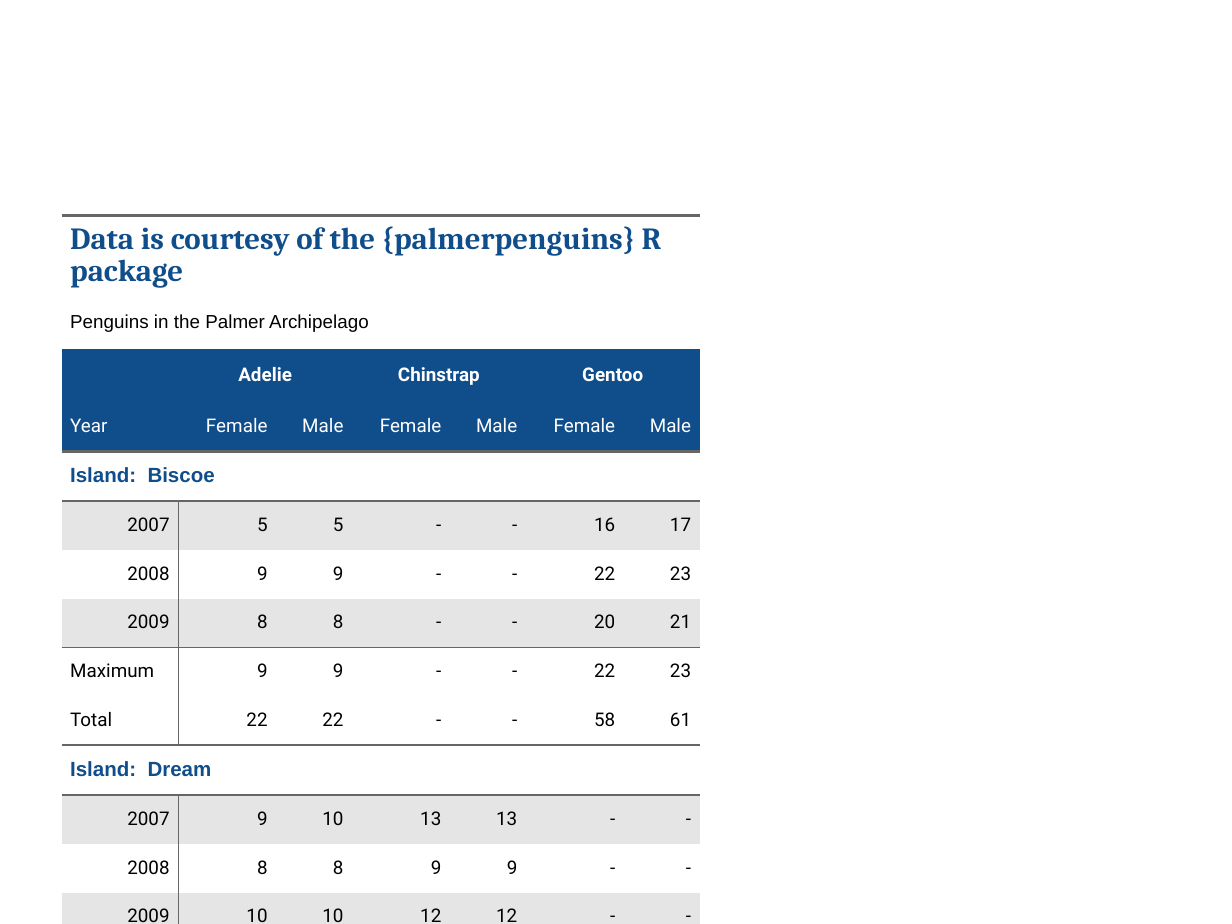
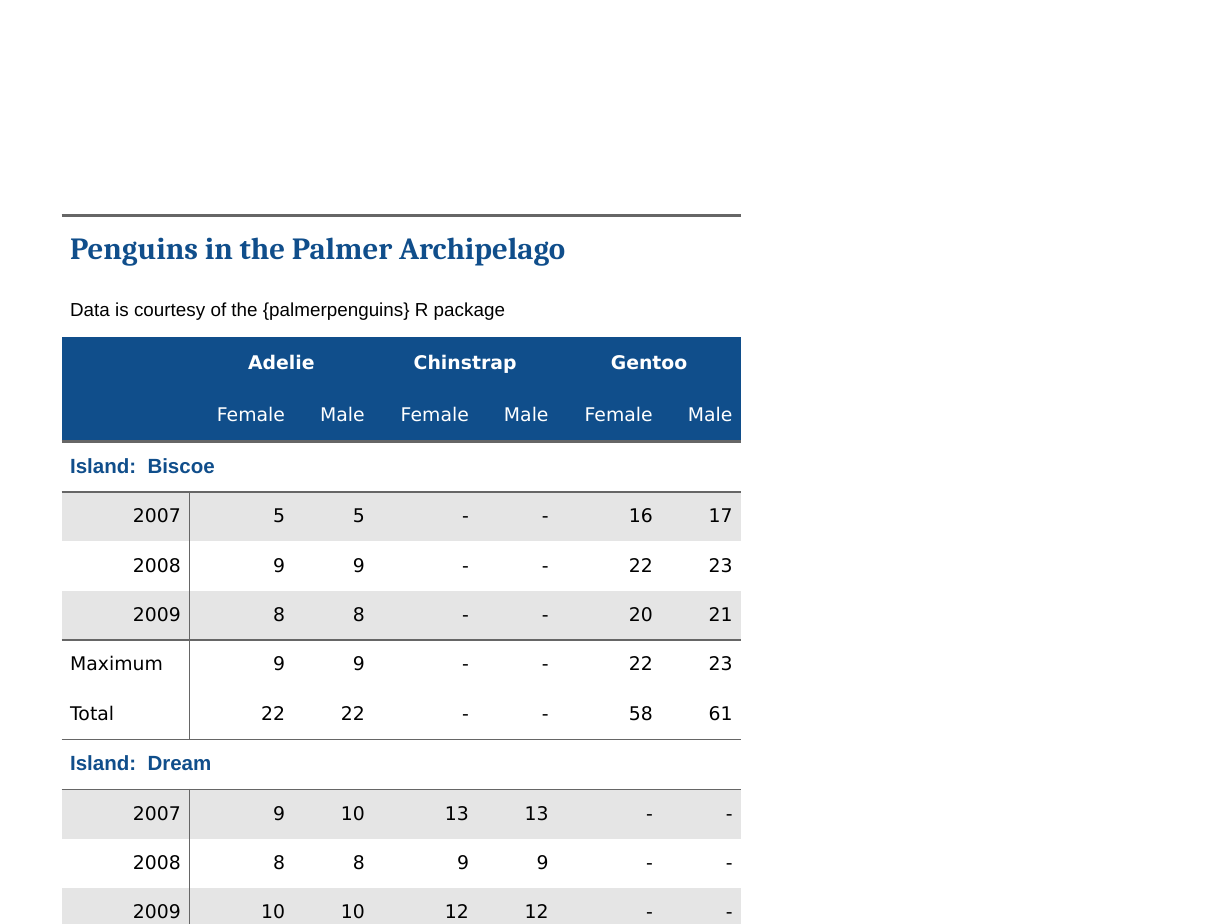
Before and after one commit to rfortherestofus/flextable-course, a slide deck: slide 1 of table.pptx. Drawn at 1232x924 pixels with LibreOffice and Linux fonts; fonts in the diff are those of the drawing. Boxes give left, top, right and bottom in pixels: in the first picture for what was removed or moved away, otherwise in the second. Text is boxed around its words. In the diff, an @@ line names an element or a change of style, - is before the commit and + after.

Commit message:
Split exercises in seperate file and start slides

```diff
--- a/table.pptx
+++ b/table.pptx
@@ table at [62, 216, 744, 923] @@
+row 1: Penguins in the Palmer Archipelago |  |  |  |  |  | 
-row 2: Penguins in the Palmer Archipelago |  |  |  |  |  | 
-row 4, column 1: Year
+row 4, column 1: 
@@ font Roboto to DejaVu Sans in "Adelie", "Chinstrap", "Gentoo", "Female" and 110 more places @@
@@ table: place and size @@
-table at [62, 216, 700, 924]
+table at [62, 216, 744, 923]
```
Also in this commit, not shown: 10 other files.
